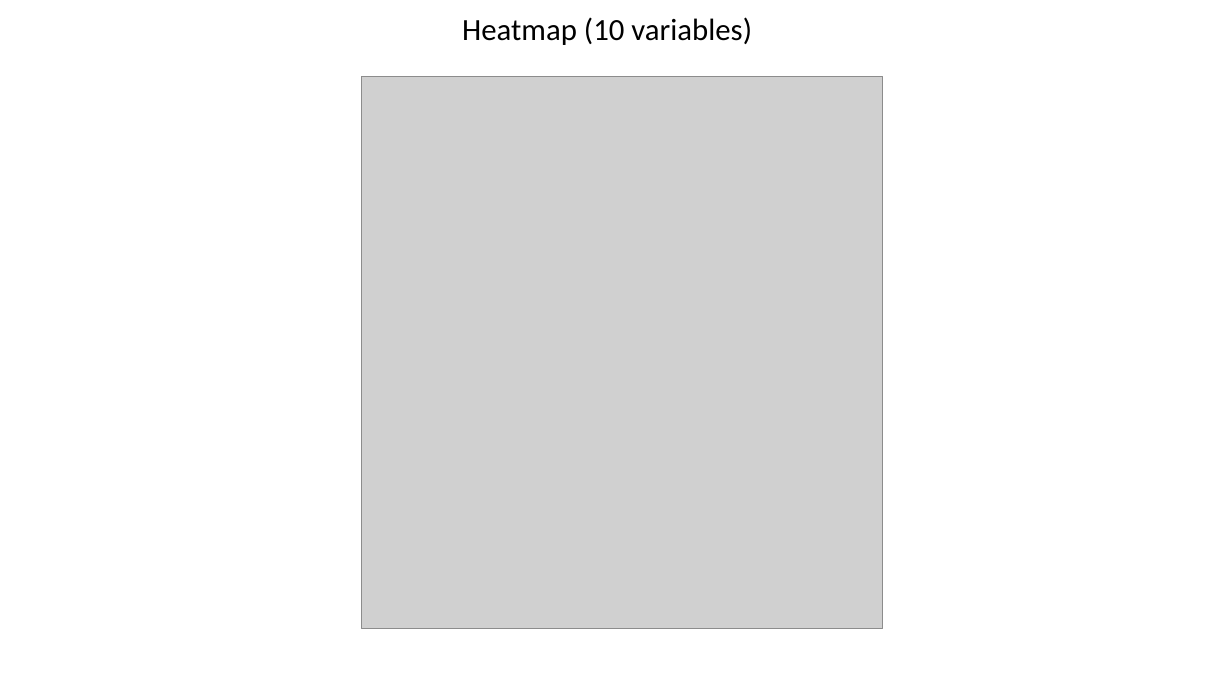
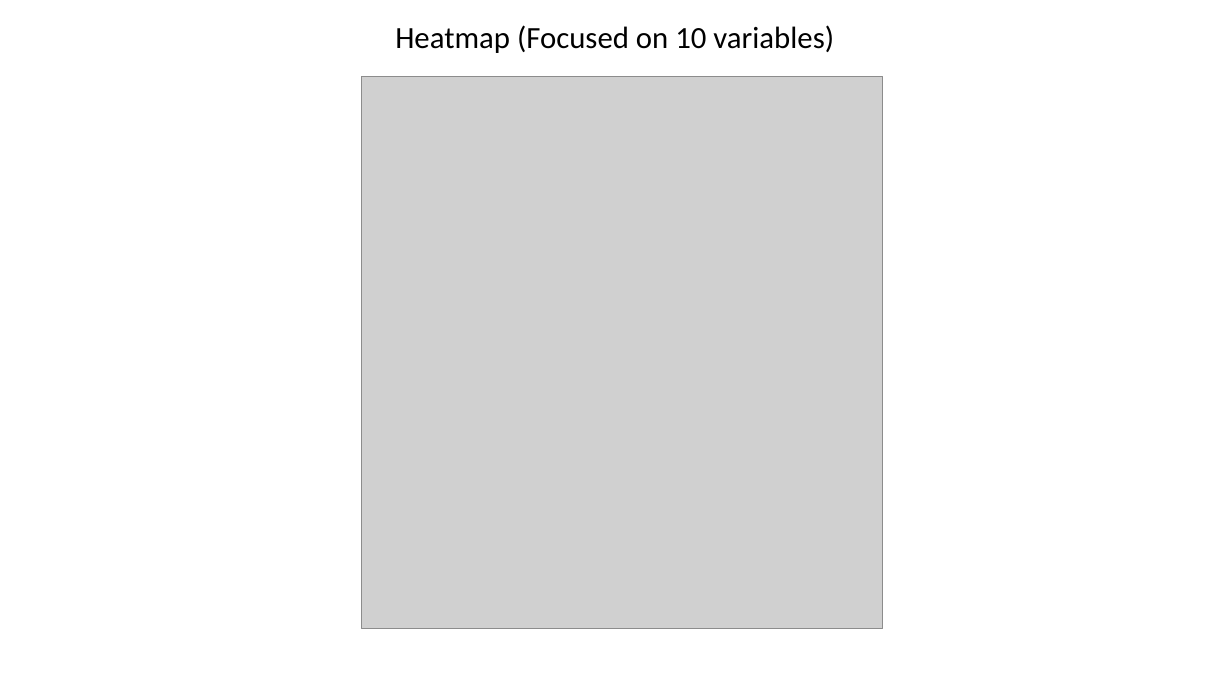
Before and after one commit to Isabel-gt/Final_Project, a slide deck: slide 10 of Diabetes_Predictions.pptx (slide 11 before the commit). Drawn at 1232x693 pixels with LibreOffice and Linux fonts; fonts in the diff are those of the drawing; grey boxes stand for pictures; background and template pictures are left out. Boxes give left, top, right and bottom in pixels: in the first picture for what was removed or moved away, otherwise in the second. Text is boxed around its words. In the diff, an @@ line names an element or a change of style, - is before the commit and + after.

```diff
--- a/Diabetes_Predictions.pptx
+++ b/Diabetes_Predictions.pptx
@@ title at bbox=[395, 25, 834, 53]: text changed @@
-Heatmap (10 variables)
+Heatmap (Focused on 10 variables)
```
Also in this commit, not shown: 24 other slides changed, 1 slide added, 1 slide removed.
